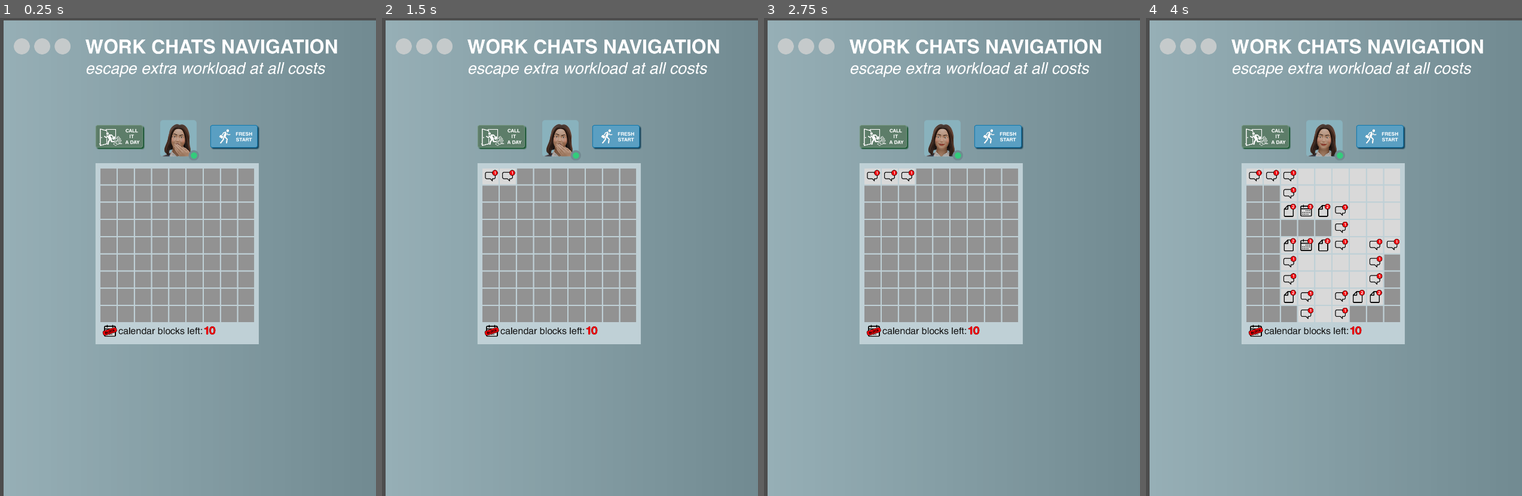
Above: before the commit, frames 1-4 (left to right).
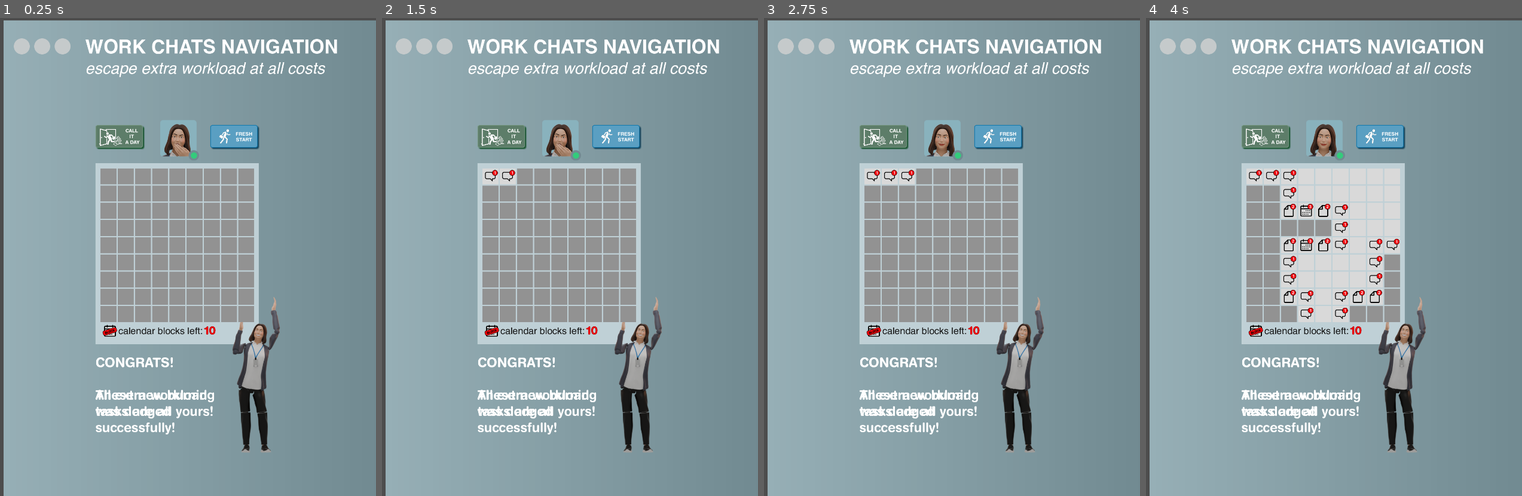
Above: after the commit, the same moments.

Repository: grkovalev/office-game
Game: Godot game, scene res://minesweeper.tscn
The game is run twice, just before and just after one commit, with the same random seed, the same clock (stepped at 60 frames per second) and the same inputs. This scene is started directly instead of the project's main scene.
Inputs (mouse positions are in pixels of both pictures, inside the frame that each line leads up to):
- Up to frame 1 (0.25 s): no input
- Up to frame 2 (1.5 s): click (491, 175) at 0.52 s; click (506, 175) at 1.27 s
- Up to frame 3 (2.75 s): click (906, 175) at 2.02 s
- Up to frame 4 (4 s): click (1307, 175) at 2.77 s; click (1322, 175) at 3.52 s

The runs differ from the first frame. In frame 1, 2.9% of the frame differs, in the area x 25-75%, y 58-91%; in frame 2, 2.9%; in frame 3, 2.9%; in frame 4, 2.9%.

Commit message:
added win/lost elements to the scene
added winlostmsg node to contain win and lost message and also image texture

Diff:
--- a/minesweeper.tscn
+++ b/minesweeper.tscn
@@ -19,6 +19,7 @@
 [ext_resource type="Texture2D" uid="uid://cy2eejtdigm46" path="res://ui_buttons/minesweeper/minesweeper_ui_atlas.png" id="16_8neyo"]
 [ext_resource type="Script" uid="uid://cthnwkgja4w3y" path="res://animbttn.gd" id="18_2so26"]
 [ext_resource type="Script" uid="uid://dd6o4yn6x0t88" path="res://textureswitch.gd" id="19_r43nf"]
+[ext_resource type="Texture2D" uid="uid://cw3mwlvmuauub" path="res://ui_buttons/minesweeper/winlostatlas.png" id="20_mxn5k"]
 
 [sub_resource type="Gradient" id="Gradient_k6kum"]
 colors = PackedColorArray(0.5897706, 0.686903, 0.71425915, 1, 0.44313726, 0.5411765, 0.5686275, 1)
@@ -235,3 +236,36 @@
 script = ExtResource("19_r43nf")
 normal_texture = SubResource("AtlasTexture_mxn5k")
 try_again_texture = SubResource("AtlasTexture_ldu3r")
+
+[node name="winlostmsg" type="Node" parent="Window"]
+
+[node name="winlostimg" type="Sprite2D" parent="Window/winlostmsg"]
+position = Vector2(816, 1120)
+texture = ExtResource("20_mxn5k")
+region_enabled = true
+region_rect = Rect2(0, 0, 256, 512)
+
+[node name="wintext" type="Label" parent="Window/winlostmsg"]
+offset_left = 320.0
+offset_top = 1056.0
+offset_right = 682.0
+offset_bottom = 1308.0
+theme_override_fonts/font = ExtResource("6_crrax")
+theme_override_font_sizes/font_size = 40
+text = "CONGRATS!
+
+All extra workload
+was dodged
+successfully!"
+
+[node name="losttext" type="Label" parent="Window/winlostmsg"]
+offset_left = 320.0
+offset_top = 1056.0
+offset_right = 682.0
+offset_bottom = 1308.0
+theme_override_fonts/font = ExtResource("6_crrax")
+theme_override_font_sizes/font_size = 40
+text = "CONGRATS!
+
+These new burning
+tasks are all yours!"
Not shown: 1 places in minesweeper.tscn that only renumber resources
Binary file added: ui_buttons/minesweeper/winlostatlas.png
Not shown, added: ui_buttons/minesweeper/winlostatlas.png.import
